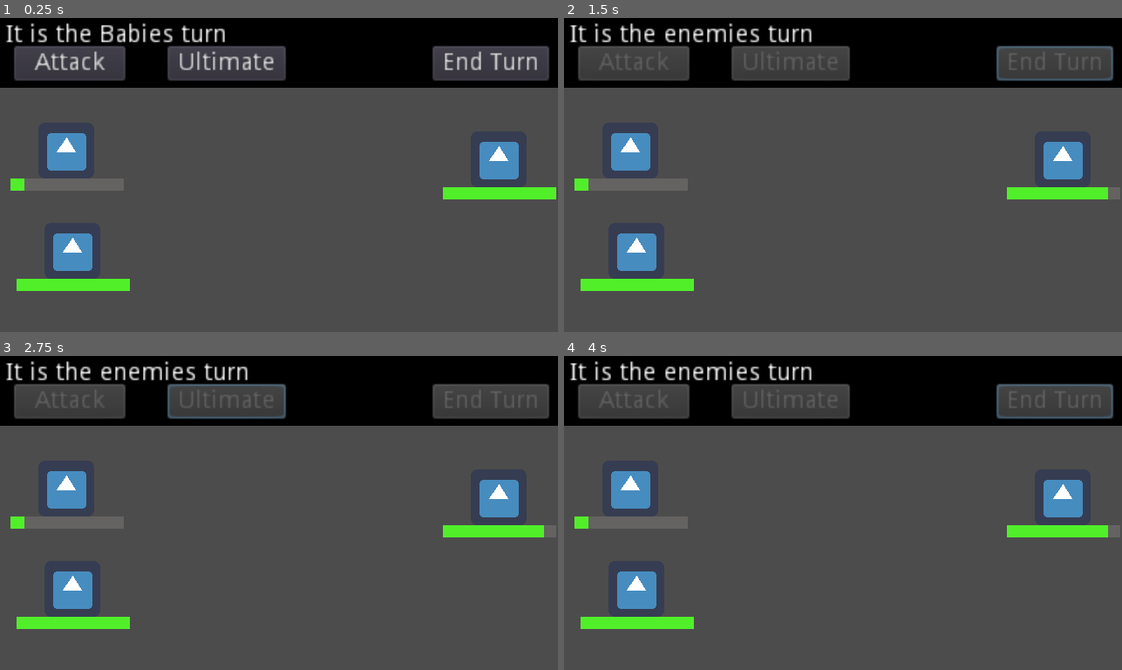
Above: before the commit, frames 1-4 (two rows, left to right).
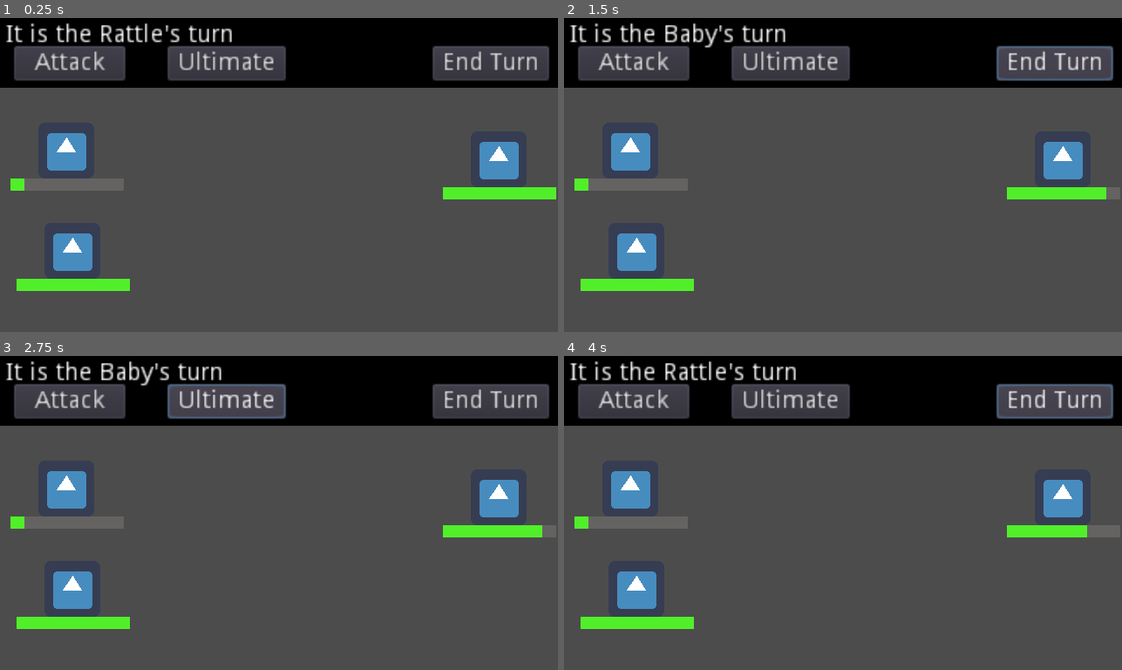
Above: after the commit, the same moments.

Repository: jalvarez2016/GMTK2022
Game: Godot game, scene res://World.tscn
Same seed, same stepped clock (60 frames per second), same inputs: the game is played once before the commit and once after it. The engine's default icon, where the game draws it, is replaced by a stand-in: a white triangle on a blue panel in a dark square.
Inputs (mouse positions are in pixels of both pictures, inside the frame that each line leads up to):
- Up to frame 1 (0.25 s): no input
- Up to frame 2 (1.5 s): click "Attack" at 0.5 s; click "End Turn" at 1.25 s
- Up to frame 3 (2.75 s): click (228, 399) at 2 s, where only the run after the commit has a clickable "Ultimate"
- Up to frame 4 (4 s): click (630, 399) at 2.75 s, where only the run after the commit has a clickable "Attack"; click (1055, 399) at 3.5 s, where only the run after the commit has a clickable "End Turn"

The runs differ from the first frame. In frame 1, 0.7% of the frame differs, in the area x 18-42%, y 1-8%; in frame 2, 1.9%; in frame 3, 2.0%; in frame 4, 2.1%, in the area x 6-98%, y 1-58%.

Commit message:
queue logic

Diff:
--- a/Enemies/Enimy.gd
+++ b/Enemies/Enimy.gd
@@ -15,7 +15,7 @@
 	return newValue
 
 func Attacking():
-	var attacking = roll_dice(3)
+	var _attacking = roll_dice(3)
 
 	EnemieHealth += roll_dice(6)
 	EnemieAttack += roll_dice(6)
--- a/UI/TurnLabelScript.gd
+++ b/UI/TurnLabelScript.gd
@@ -3,6 +3,8 @@
 onready var turnManager = load("res://UI/TurnManager.gd").new()
 onready var uiInfo = $UICanvas/UI/Info
 onready var buttons = $UICanvas/UI/Buttons
+var friendQueue = []
+var currentFriend
 
 #Math functions
 var rng = RandomNumberGenerator.new()
@@ -10,6 +12,15 @@
 	rng.randomize()
 	var enemy = array[rng.randi_range(0, array.size() - 1)]
 	return enemy
+
+class CustomSorter:
+	static func sortArrayAscending(a,b):
+		print("sorting", a.name, a.PlayerSpeed)
+		print("sorting", b.name, b.PlayerSpeed)
+		if(a.PlayerSpeed < b.PlayerSpeed):
+			return true
+		else:
+			return false
 
 #Gameplay logic
 
@@ -19,43 +30,58 @@
 		turnManager.ALLY_TURN:
 			uiInfo.text = "It is the Babies turn"
 		turnManager.ENEMY_TURN:
-			uiInfo.text = "It is the enemies turn"
+			uiInfo.text = "It is the Enemies turn"
 	buttons = buttons.get_children();
+	_on_EndTurn_ally_turn_started()
 	turnManager.connect("ally_turn_started", self, "_on_EndTurn_ally_turn_started")
 	turnManager.connect("enemy_turn_started", self, "_on_EndTurn_enemy_turn_started")
 
+func end_player_turn():
+	if(friendQueue.size() == 0):
+		for button in buttons:
+			button.disabled = true
+		uiInfo.text = "It is the Enemies turn"
+		turnManager.turn = turnManager.ENEMY_TURN
+	else:
+		currentFriend = friendQueue.pop_back()
+		_handle_current_player_turn(currentFriend)
+
+func end_enemy_turn():
+	for button in buttons:
+		button.disabled = false
+	turnManager.turn = turnManager.ALLY_TURN
+
 func _on_EndTurn_enemy_turn_started():
-	uiInfo.text = "It is the enemies turn"
-	print('enemy turn started')
+	print('Enemy turn started')
 	# Hint: Look in the PlayerManager for how to randomly generate a number
 	# Randomly pick a player
 	# Randomly decide on damage value
 	# Lower health of that player //use a signal to call a dfferent script
 
 	# put the enemies turn on a timer
-	#turnManager.turn = turnManager.ALLY_TURN # Uncomment this when other enemy logic has been implemented
+	end_enemy_turn()
 	pass # Replace with function body.
 
+func damage_enemy(enemy, value):
+	enemy.get_children()[2].value -= value
+
 #Quality of life function for ending player and enemy turns
-
-func end_player_turn():
-	for button in buttons:
-		button.disabled = true
-	turnManager.turn = turnManager.ENEMY_TURN
-
-func end_enemy_turn():
-	for button in buttons:
-		button.disabled = false
-	turnManager.turn = turnManager.ALLY_TURN
-
 
 #Friend turn logic
 
 func _on_EndTurn_ally_turn_started():
-	for button in buttons:
-		button.disabled = false
-	print("ally turn started")
+	print('starting overall player turn')
+	friendQueue = get_tree().get_nodes_in_group("friends")
+	friendQueue.sort_custom(CustomSorter, "sortArrayAscending")
+	currentFriend = friendQueue.pop_back()
+	_handle_current_player_turn(currentFriend)
 
+func _handle_current_player_turn(currentPlayer):
+	print('handling player turn')
+	buttons[0].disabled = false
+	buttons[1].disabled = false
+	uiInfo.text = 'It is the ' + str(currentFriend.name) + '\'s turn'
+	print(currentFriend.name);
 
 # Button Logic
 
@@ -64,7 +90,9 @@
 	var enemies = get_tree().get_nodes_in_group("Enemy");
 	print(enemies)
 	var enemy = chooseEnemyMath(enemies)
-	enemy.get_children()[2].value -= 10
+	damage_enemy(enemy, currentFriend.PlayerAttack)
+	buttons[0].disabled = true
+	buttons[1].disabled = true
 	#end_player_turn()
 
 func _on_Ultimate_pressed():
--- a/UI/TurnManager.gd
+++ b/UI/TurnManager.gd
@@ -8,11 +8,11 @@
 signal enemy_turn_started()
 
 func set_turn(value : int):
-	print('button pressed')
-	print(value)
 	turn = value
 	match turn:
-		ALLY_TURN: emit_signal("ally_turn_started")
+		ALLY_TURN:
+			print('ally turn selected')
+			emit_signal("ally_turn_started")
 		ENEMY_TURN:
 			print('enemy turn selected')
 			emit_signal("enemy_turn_started")
--- a/World.tscn
+++ b/World.tscn
@@ -9,8 +9,6 @@
 [node name="World" type="Node2D"]
 script = ExtResource( 3 )
 
-[node name="Control" parent="." instance=ExtResource( 4 )]
-
 [node name="Baby" parent="." instance=ExtResource( 1 )]
 position = Vector2( 38, 76 )
 
@@ -19,7 +17,8 @@
 
 [node name="AudioStreamPlayer" type="AudioStreamPlayer" parent="."]
 stream = ExtResource( 5 )
-autoplay = true
 
-[node name="rattle" parent="." instance=ExtResource( 1 )]
+[node name="Rattle" parent="." instance=ExtResource( 1 )]
 position = Vector2( 41.5, 133.5 )
+
+[node name="Control" parent="." instance=ExtResource( 4 )]
--- a/project.godot
+++ b/project.godot
@@ -31,6 +31,7 @@
 window/size/test_width=1280
 window/size/test_height=720
 window/stretch/mode="2d"
+window/stretch/aspect="keep"
 
 [physics]
 
